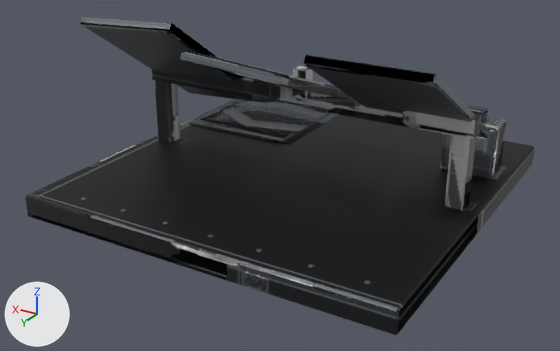
The FBX model assets/models/chs_solar/export/chs_solar.fbx: old version first, new version second.
Both versions are drawn from a 50 mm lens placed at (-6.25, 11.07, 5.72), pointed at (0.23, 0.27, 0.32). The lights are fixed; the arrows at lower left show +X, +Y and +Z. The older version comes first. Where no turn or scale is listed for an object, it has been applied to the vertices.

The older version as bpy lines, for what is in view:
```python
me_base_002 = bpy.data.meshes.new('base.002')
me_base_002.from_pydata(...)  # 224 vertices, 216 faces; spans x -3.3..3.3, y -3.3..3.3, z 0.0..3.19
me_base_002.materials.append(mat_chs_solar_bar)
ob_base_bar = bpy.data.objects.new('base_bar', me_base_002)
ob_base_bar.location = (0.0, 0.0, 0.0)
```
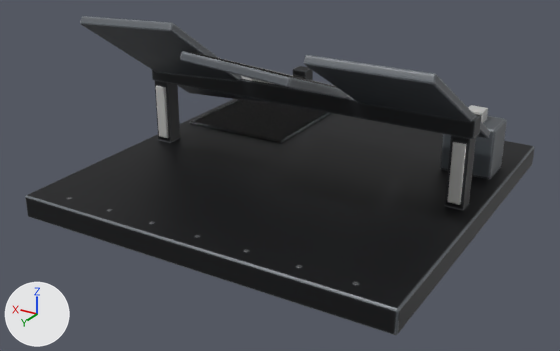
Location of each change, [x1, y1, x2, y2] in pixels of the pictures (560 x 351 px):
'base_glow_power_bar', added: after [156, 76, 474, 205]
'base_glow_running_bar', added: after [468, 105, 488, 123]
part 1 of me_base_002, deleted: before [468, 106, 488, 123]
part 2 of me_base_002, surface changed: [25, 17, 534, 335] in both

The edits, one by one:
me_base_002 is used by ob_base_bar; location (0.0, 0.0, 0.0).
me_base_002 had 224 vertices, 216 faces and spanned x -3.3..3.3, y -3.3..3.3, z 0.0..3.19.
me_base_002 now has 216 vertices, 210 faces and spans x -3.3..3.3, y -3.3..3.3, z 0.0..3.19.
me_base_002 part 1: the loose piece of 8 vertices spanning x -2.75..-2.45, y -1.75..-1.45, z 1.3..1.5 is deleted.
me_base_002 part 2: 174 kept faces spanning x -3.3..3.3, y -3.3..3.3, z 0.0..3.19 get new texture (UV) coordinates.
Mesh me_base_006 is new.
It consists of a box spanning x -2.29..-2.23, y -1.85..-1.35, z 0.6..1.1; a box spanning x -3.0..3.0, y -0.08..0.08, z 1.88..1.96; a box spanning x -3.0..-2.8, y 0.15..0.19, z 0.5..1.5; a box spanning x 2.8..3.0, y 0.15..0.19, z 0.5..1.5.
It uses material mat_chs_solar_bar.
Mesh me_base_005 is new.
It is a box spanning x -2.75..-2.45, y -1.75..-1.45, z 1.3..1.5.
It uses material mat_chs_solar_bar.
Object 'base_glow_power_bar' (ob_base_glow_power_bar) is new; it shows me_base_006.
Its location is (0.0, 0.0, 0.0).
Object 'base_glow_running_bar' (ob_base_glow_running_bar) is new; it shows me_base_005.
Its location is (0.0, 0.0, 0.0).
